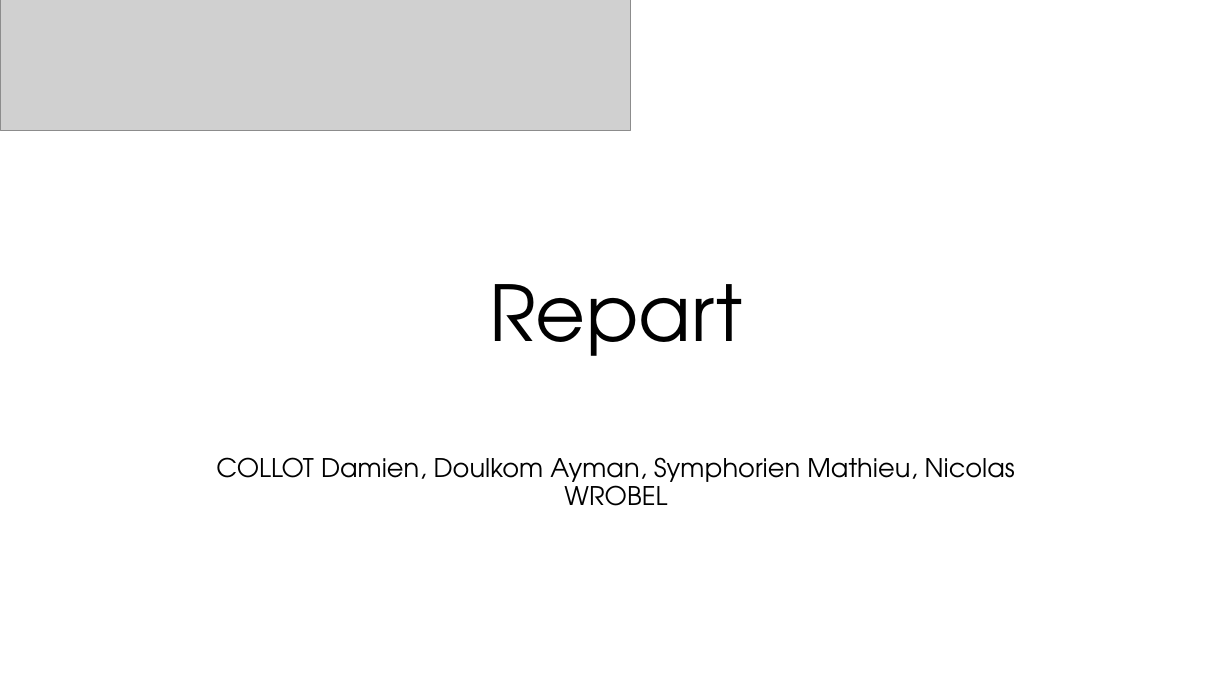
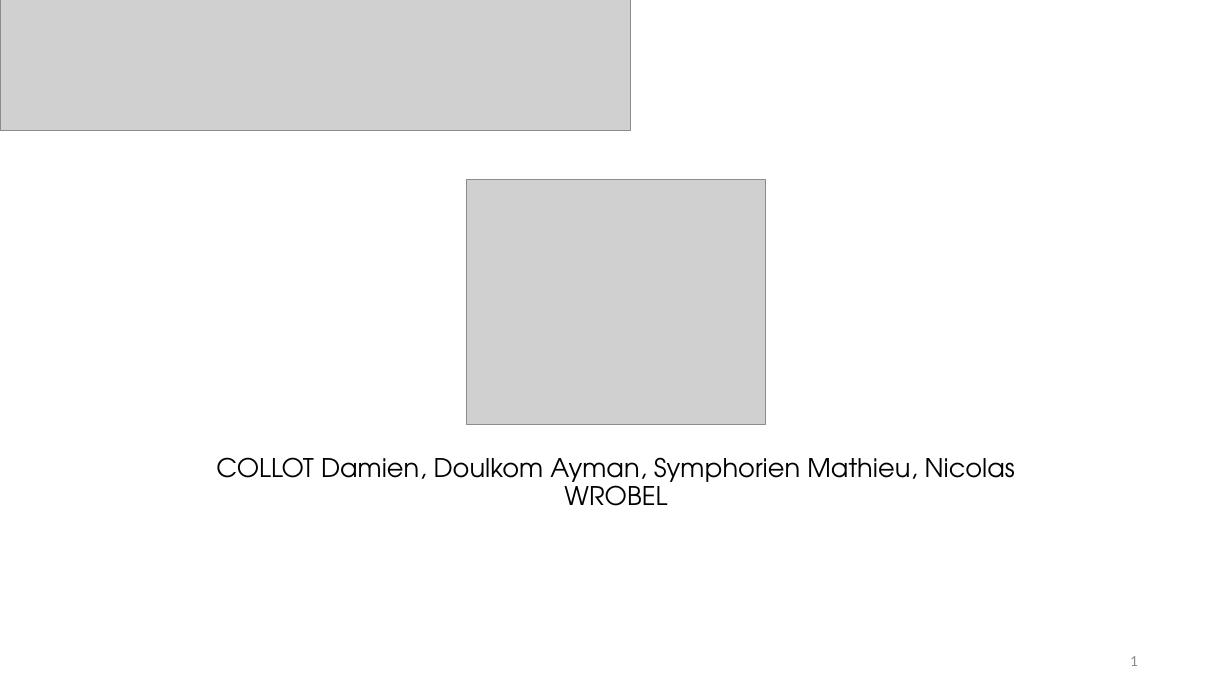
Before and after one commit to Damien-Collot/Repart, a slide deck: slide 1 of Présentation Repart.pptx. Drawn at 1232x693 pixels with LibreOffice and Linux fonts; fonts in the diff are those of the drawing; grey boxes stand for pictures. Boxes give left, top, right and bottom in pixels: in the first picture for what was removed or moved away, otherwise in the second. Text is boxed around its words. In the diff, an @@ line names an element or a change of style, - is before the commit and + after.

```diff
--- a/Présentation Repart.pptx
+++ b/Présentation Repart.pptx
@@ picture added at [467, 179, 766, 425] @@
@@ title removed at [489, 284, 742, 356] @@
-Repart
@@ page number added at [1130, 656, 1138, 666], 12 pt, text #8C8C8C @@
+1
```
Also in this commit, not shown: 10 other slides changed, 3 other files.
